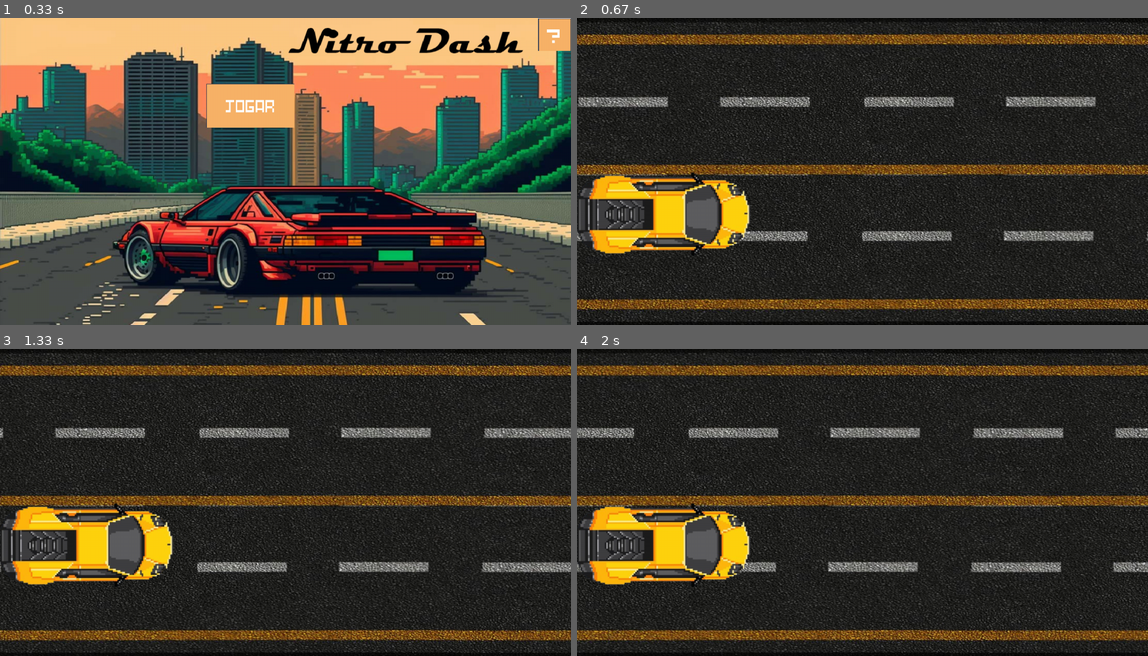
Above: before the commit, frames 1-4 (two rows, left to right).
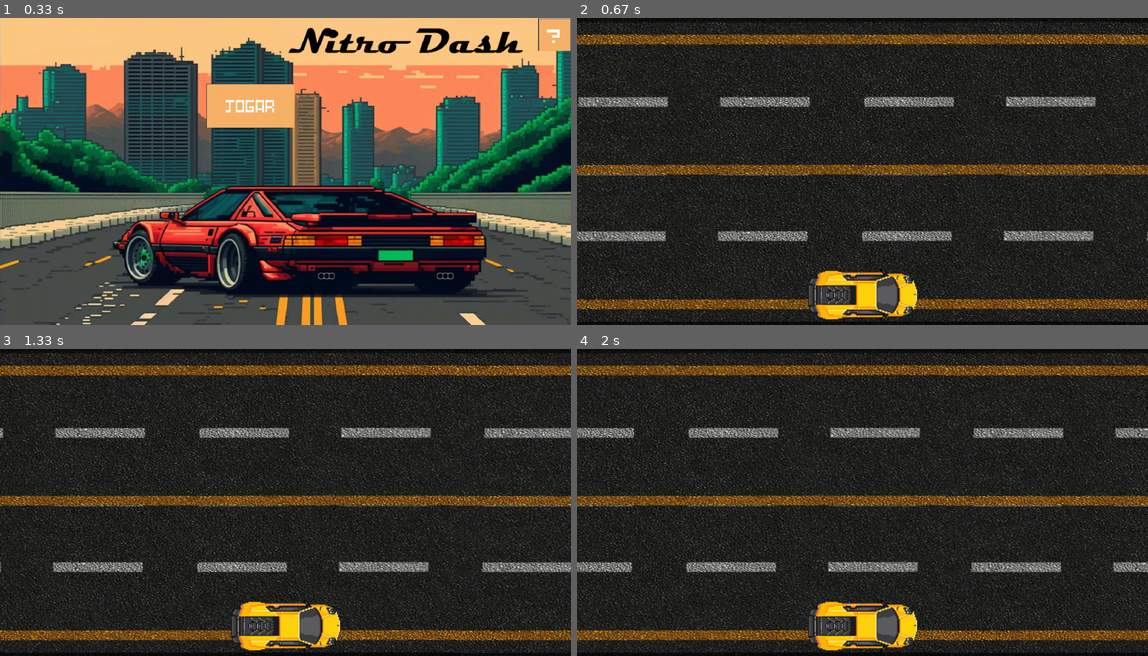
Above: after the commit, the same moments.

Repository: wellingtonrs07/PyGame_2023
Game: pygame game, started from Jogo.py
Same seed, same stepped clock (60 frames per second), same inputs: the game is played once before the commit and once after it.
Inputs (mouse positions are in pixels of both pictures, inside the frame that each line leads up to):
- Up to frame 1 (0.33 s): no input
- Up to frame 2 (0.67 s): click (828, 107) at 0.38 s
- Up to frame 3 (1.33 s): hold Up 0.67-1.13 s; move the mouse to (262, 514) at 0.7 s; hold Down from 1.17 s (still down)
- Up to frame 4 (2 s): release Down at 1.47 s; hold Up 1.5-1.87 s; hold Down from 1.9 s (still down)

Frame 1 is identical in both runs. In frame 2, 7.9% of the frame differs, in the area x 0-60%, y 50-99%; in frame 3, 7.9%; in frame 4, 8.0%.

Commit message:
movimentacao

Diff:
--- a/assets.py
+++ b/assets.py
@@ -22,8 +22,9 @@
     assets[TelaInstrucao] = pygame.transform.scale(assets[TelaInstrucao],(largura, altura))
 
     assets[RUA] = pygame.image.load(os.path.join(Imagens, 'rua.png')).convert()
+
     assets[JOGADOR] = pygame.image.load(os.path.join(Imagens, 'carro_imagem.png')).convert_alpha()
-
+    assets[JOGADOR] = pygame.transform.scale(assets[JOGADOR], (250,120))
     assets
 
 
--- a/classes.py
+++ b/classes.py
@@ -44,11 +44,16 @@
 
     def update(self):
         # Atualização da posição do barco
-        self.rect.y+= self.vy_jogador
+        self.rect.y += self.vy_jogador
+        print(self.rect.y)
 
         # Mantem dentro da tela
-        if self.rect.y > 350:
-            self.rect.y = 350
+        # if self.rect.y > 350:
+        #     self.rect.y = 350
 
-        if self.rect.x > 700:
-            self.rect.x = 700
+
+        if self.rect.y > 700:
+            self.rect.y = 700
+
+        if self.rect.y < 0:
+            self.rect.y = 0
--- a/tela_jogo.py
+++ b/tela_jogo.py
@@ -44,7 +44,7 @@
         if abs(scroll) > imagem_fundo_bg:
             scroll = 0
 
-        screen.blit(jogador.image, (0,350))
+        screen.blit(jogador.image, (jogador.rect.x, jogador.rect.y))
 
 
         # Ajusta a velocidade do jogo.
@@ -61,9 +61,21 @@
             if event.type == pygame.KEYDOWN:
                 # Dependendo da tecla, altera a velocidade.
                 if event.key == pygame.K_UP:#verifica a telca apertada
-                    jogador.vy_jogador -= 8#Faz o jogador se movimenta para a esquerda
+                    jogador.vy_jogador -= 8 #Faz o jogador se movimenta para cima
+
                 if event.key == pygame.K_DOWN:#verifica a tecla apertada
-                    jogador.vy_jogador += 8#faz o jogador se movimentar para a direita
+                    jogador.vy_jogador += 8 #faz o jogador se movimentar para baixo
+
+            jogador.update()
+            # Verifica se apertou alguma tecla.
+            if event.type == pygame.KEYDOWN:
+                # Dependendo da tecla, altera a velocidade.
+                if event.key == pygame.K_UP:#verifica a telca apertada
+                    jogador.vy_jogador += 8 #Faz o jogador se movimenta para cima
+
+                if event.key == pygame.K_DOWN:#verifica a tecla apertada
+                    jogador.vy_jogador -= 8 #faz o jogador se movimentar para baixo
+            jogador.update()
 
         # Depois de desenhar tudo, inverte o display.
         pygame.display.flip()
